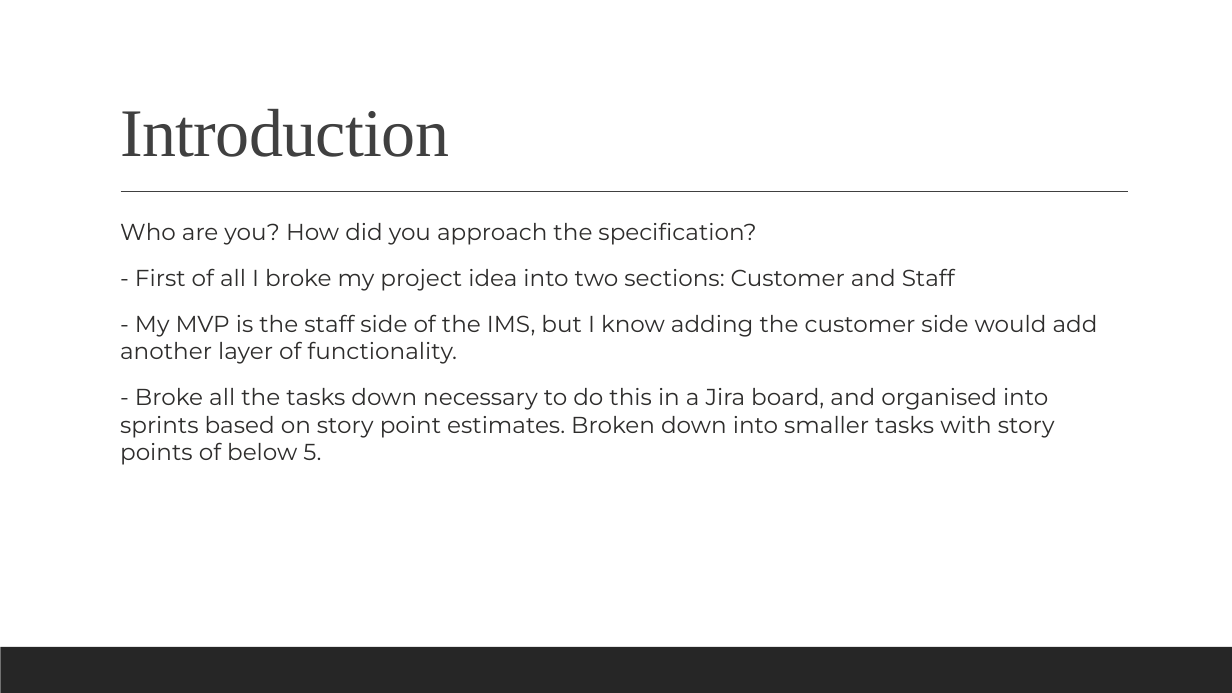
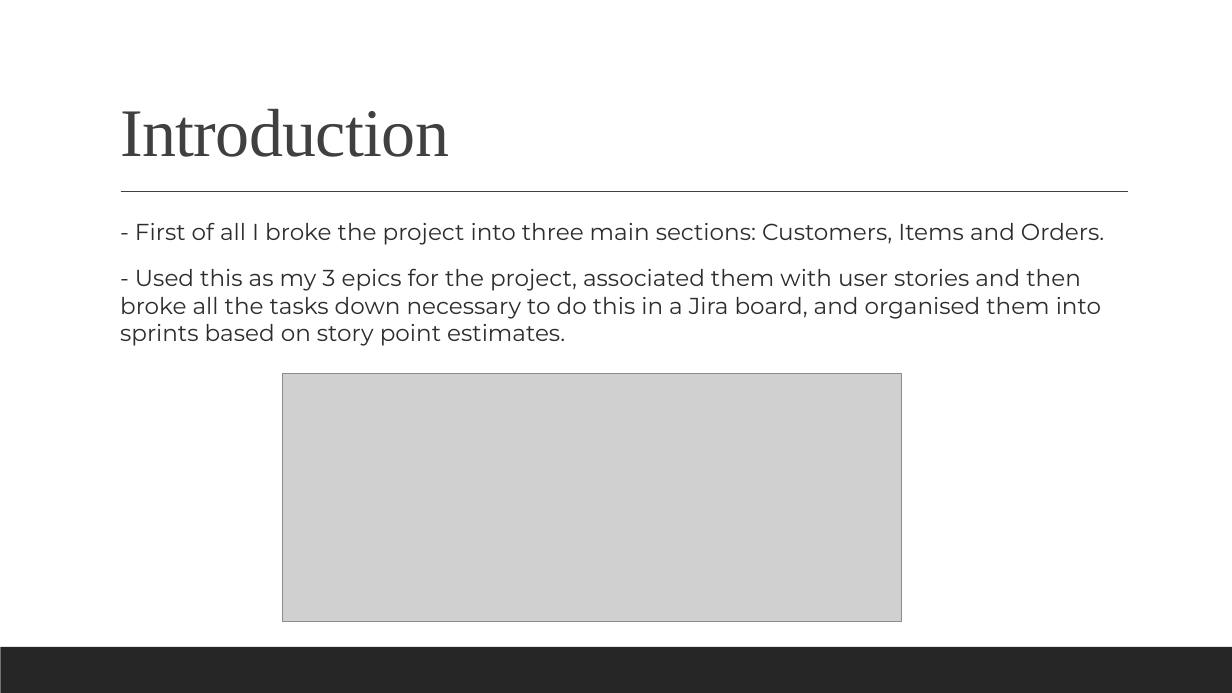
Before and after one commit to jadewfoster/IMS-22JulyEnable3, a slide deck: slide 2 of documentation/Fundamental Project (IMS) Presentation.pptx. Drawn at 1232x693 pixels with LibreOffice and Linux fonts; fonts in the diff are those of the drawing; grey boxes stand for pictures. Boxes give left, top, right and bottom in pixels: in the first picture for what was removed or moved away, otherwise in the second. Text is boxed around its words. In the diff, an @@ line names an element or a change of style, - is before the commit and + after.

```diff
--- a/documentation/Fundamental Project (IMS) Presentation.pptx
+++ b/documentation/Fundamental Project (IMS) Presentation.pptx
@@ text at (120, 222, 1104, 346): text changed @@
-  Who are you? How did you approach the specification?
-  - First of all I broke my project idea into two sections: Customer and Staff
-  - My MVP is the staff side of the IMS, but I know adding the customer side would add another layer of functionality.
-  - Broke all the tasks down necessary to do this in a Jira board, and organised into sprints based on story point estimates. Broken down into smaller tasks with story points of below 5.
+  - First of all I broke the project into three main sections: Customers, Items and Orders.
+  - Used this as my 3 epics for the project, associated them with user stories and then broke all the tasks down necessary to do this in a Jira board, and organised them into sprints based on story point estimates.
@@ picture added at (283, 373, 902, 621) @@
```
Also in this commit, not shown: 2 other slides changed, 1 slide added, 11 other files.
